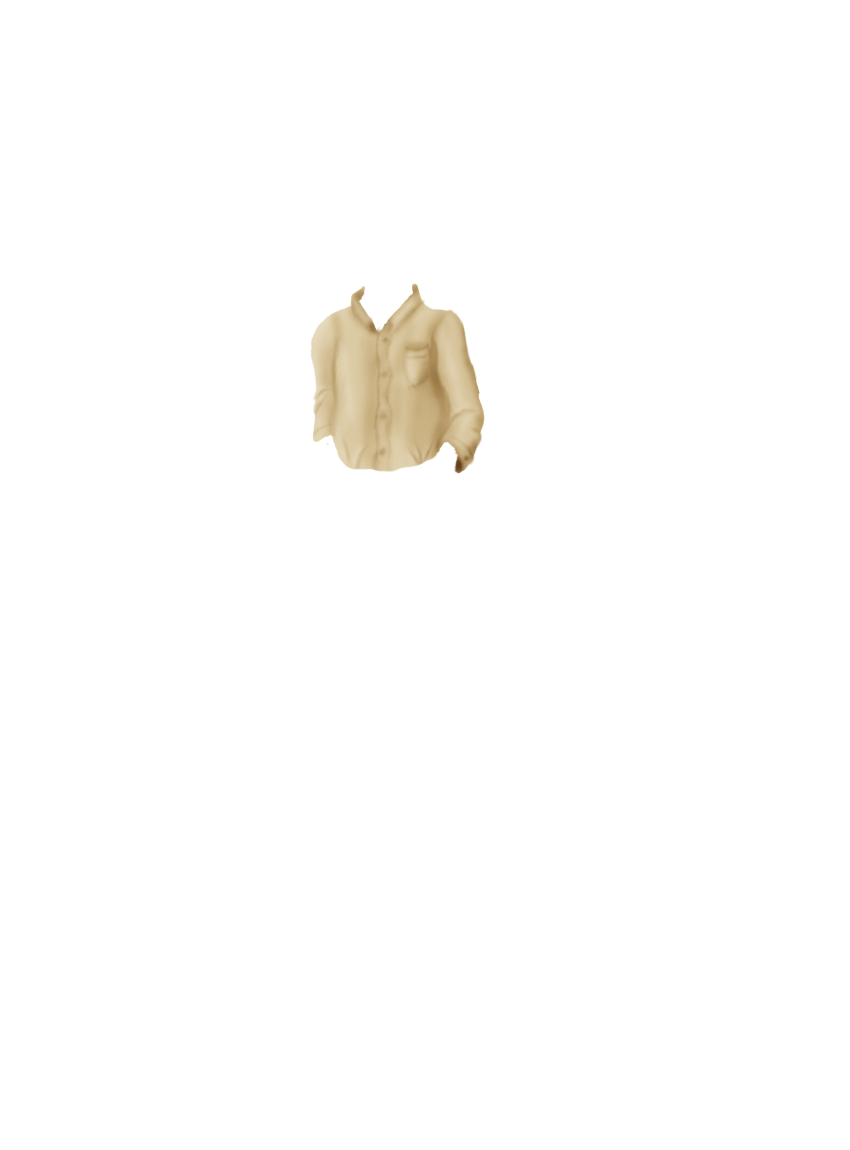
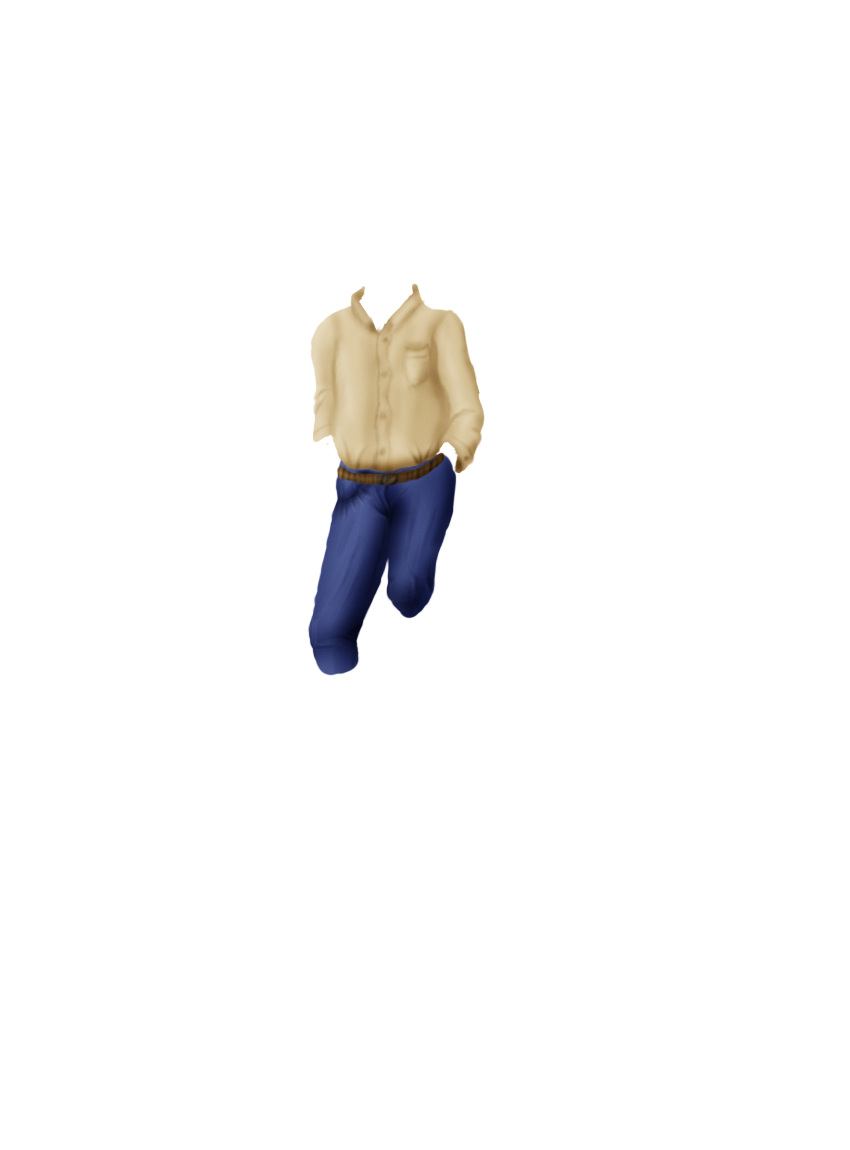
Layered file, before and after one edit (850x1150). Changes by layer:
painted on "Chemise" over [335, 444, 455, 473]
added layer "Layer 1" above "Jeans" over [336, 452, 446, 487]
added layer "Jeans" over [307, 447, 457, 676]
